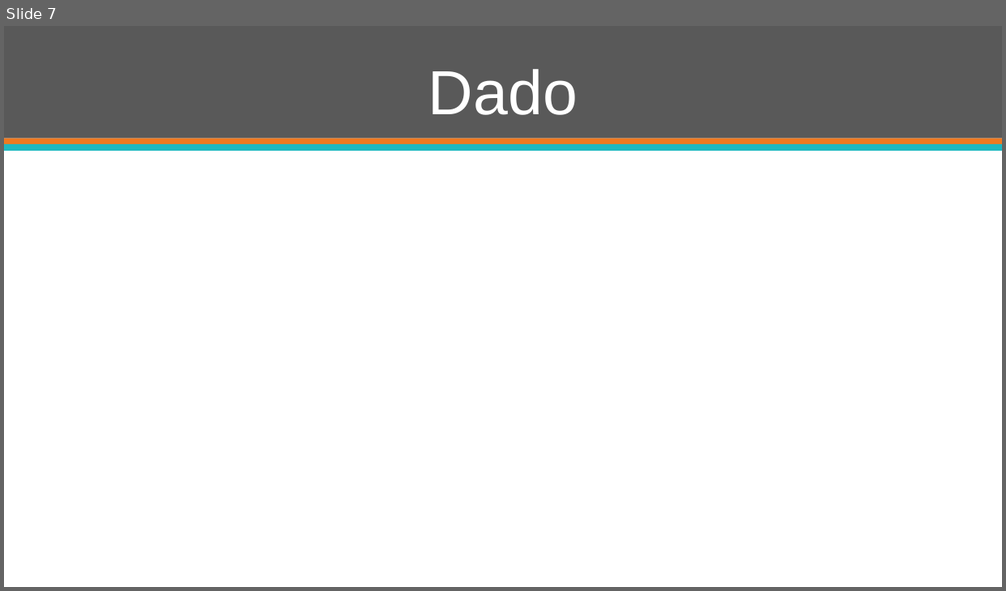
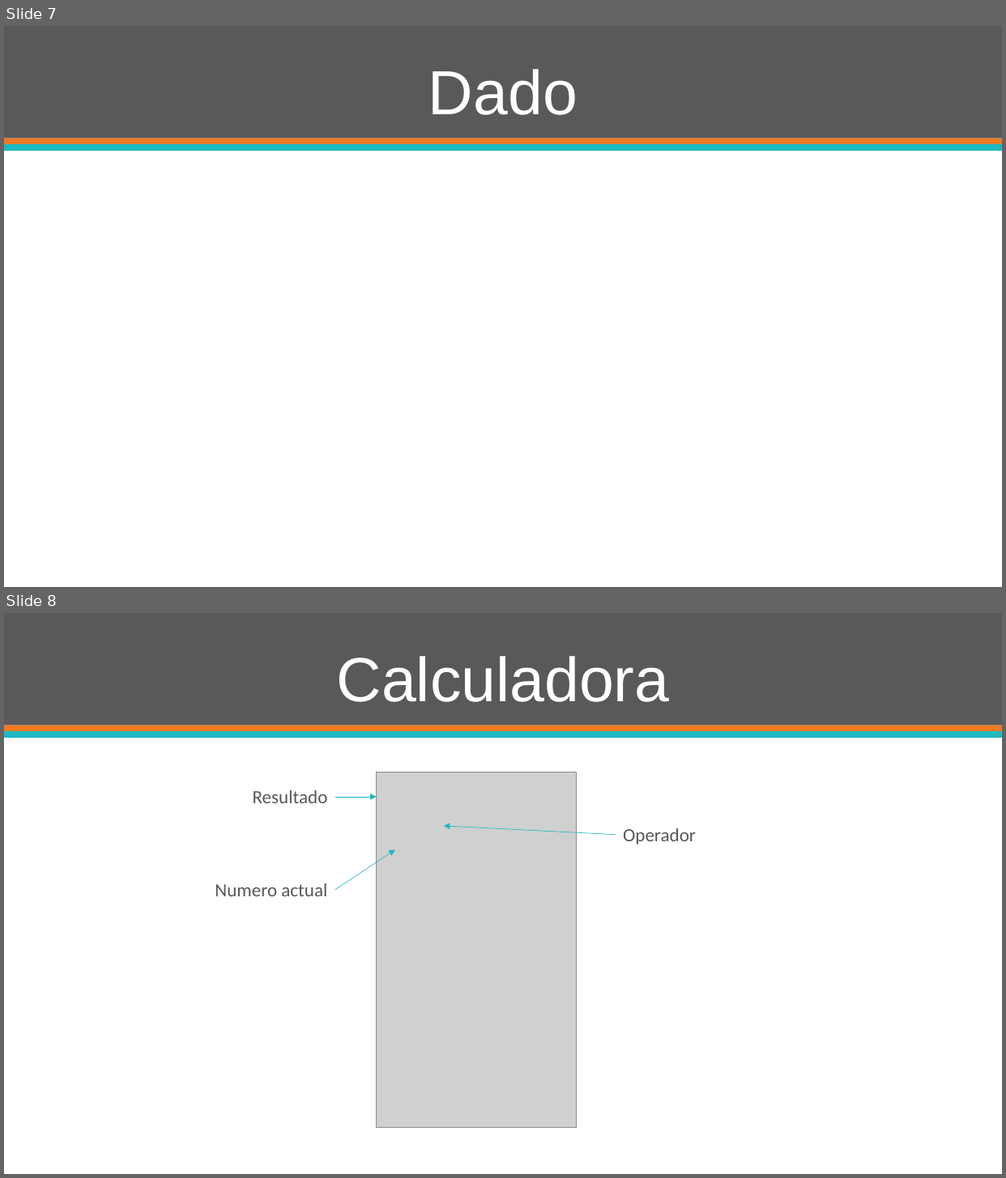
Before and after one commit to HecGL/Android, a slide deck: Never Bored.pptx. Shown one above the other, each under a label of ours: slide 7 before the commit, slides 7 and 8 after it. The pictures are 1006x591 and 1006x1178 pixels, drawn with LibreOffice and Linux fonts; fonts in the diff are those of the drawing; grey boxes stand for pictures. Boxes give left, top, right and bottom in pixels: in the first picture for what was removed or moved away, otherwise in the second. Text is boxed around its words. In the diff, an @@ line names an element or a change of style, - is before the commit and + after.

Commit message:
pptx Calculadora y LightSaber

```diff
--- a/Never Bored.pptx
+++ b/Never Bored.pptx
@@ slide 8 added at [4, 613, 1002, 1174], background #FFFFFF; not listed: 3 template elements that a slide beside it also shows @@
@@ title added at [337, 656, 670, 702], 60 pt, text #FFFFFF @@
+Calculadora
@@ picture added at [377, 773, 577, 1128] @@
@@ text added at [253, 790, 328, 803], 18 pt, text #595959 @@
+Resultado
@@ arrow added from (335, 797) to (377, 797), #1EB8C1 0.5 pt @@
@@ arrow added from (616, 835) to (444, 826), #1EB8C1 0.5 pt @@
@@ text added at [623, 828, 696, 845], 18 pt, text #595959 @@
+Operador
@@ arrow added from (335, 890) to (395, 850), #1EB8C1 0.5 pt @@
@@ text added at [215, 884, 327, 897], 18 pt, text #595959 @@
+Numero actual
```
Also in this commit, not shown: 1 slide changed, 1 slide removed.
